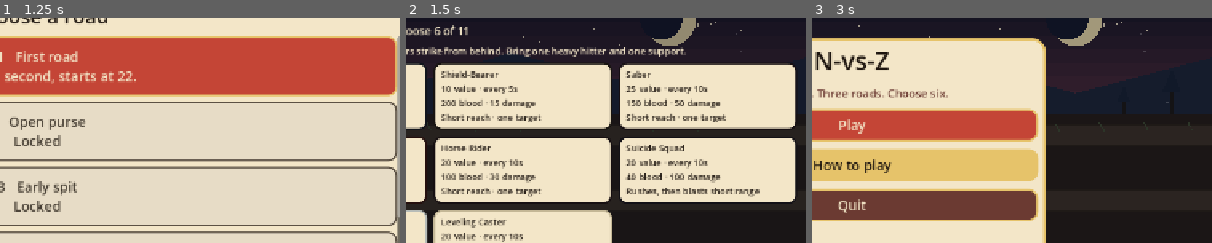
Above: before the commit, frames 1-3 (left to right).
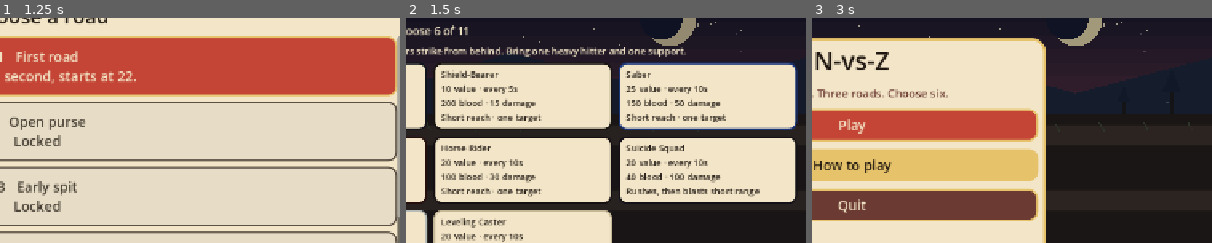
Above: after the commit, the same moments.

Repository: thomakhy025-code/n-vs-z
Game: Godot game, scene res://scenes/main.tscn
The game is run twice, just before and just after one commit, with the same random seed, the same clock (stepped at 60 frames per second) and the same inputs.
Inputs:
- Up to frame 1 (1.25 s): click "Play" at 0.5 s
- Up to frame 2 (1.5 s): click "1 First road +7.2 each second…" at 1.25 s
- Up to frame 3 (3 s): click "Back" at 2 s; click "Back" at 2.75 s
The pictures show only the part of the screen within x 45-95%, y 8-58%; the shares and areas given below are measured in that part.

Frame 1 is identical in both runs. In frame 2, 1.4% of the frame differs, in the area x 53-98%, y 19-50%; in frame 3, nothing differs.

Commit message:
Redraw the saber as the navy ninja and fit its cut to that body.
Co-authored-by: Cursor <cursoragent@cursor.com>

Diff:
--- a/scripts/painter.gd
+++ b/scripts/painter.gd
@@ -18,7 +18,7 @@
 		"shield":
 			return _look(Color("f0c9a0"), Color("1c1814"), Color("c4a574"), "shield", false, "ninja")
 		"saber":
-			return _look(Color("f0c9a0"), Color("1a1216"), Color("c44536"), "nodachi", false, "ninja")
+			return _look(Color("f0c14a"), Color("1e3f8f"), Color("e2b034"), "nodachi", false, "ninja")
 		"lancer":
 			return _look(Color("f0c9a0"), Color("161820"), Color("9aa4d4"), "spear", false, "ninja")
 		"berserker":
@@ -195,6 +195,12 @@
 	var snap := 0.0
 	if phase == "act":
 		snap = tip.x - chest.x
+	if cycle == "nodachi":
+		_paint_saber(ci, chest, rear, front, tip, step, ground, phase, snap)
+		if phase == "act" and beat == contact_beat(weapon) and t > 0.35:
+			_arc(ci, front, 18.0 + t * 14.0, -1.2, 1.0, 14, Color(0.89, 0.69, 0.2, (1.0 - t) * 0.75), 3.0)
+		_tilt = 0.0
+		return
 	_back(ci, chest, faction, weapon, cloth, trim, bool(look.get("pack", true)), snap)
 	if not mount:
 		_leg(ci, chest + Vector2(-3.5, 12.0), Vector2(-5.0 - step * 11.0, ground), cloth.darkened(0.34), 3.2)
@@ -212,6 +218,115 @@
 		var alpha := (1.0 - t) * 0.8
 		_arc(ci, front, 16.0 + t * 12.0, -1.15, 0.95, 14, Color(trim.r, trim.g, trim.b, alpha), 3.0)
 	_tilt = 0.0
+
+
+static func _paint_saber(ci: CanvasItem, chest: Vector2, rear: Vector2, front: Vector2, tip: Vector2, step: float, ground: float, phase: String, snap: float) -> void:
+	var navy := Color("1e3f8f")
+	var navy_dark := Color("142c68")
+	var gold := Color("e2b034")
+	var red := Color("c73636")
+	var wrap := Color("d2c2a4")
+	var behind := tip.x < chest.x - 4.0
+	if behind:
+		_saber_sword(ci, rear, front, tip)
+	_saber_scarf(ci, chest, snap, red)
+	var back_foot := Vector2(-5.0 - step * 11.0, ground)
+	var front_foot := Vector2(6.0 + step * 12.0, ground)
+	_leg(ci, chest + Vector2(-3.5, 12.0), back_foot, navy_dark, 3.6)
+	_saber_tunic(ci, chest, navy, gold, red)
+	_leg(ci, chest + Vector2(3.0, 12.0), front_foot, navy, 3.8)
+	_line(ci, back_foot + Vector2(-3.0, -2.0), back_foot + Vector2(4.0, -1.0), gold, 2.2)
+	_line(ci, front_foot + Vector2(-2.0, -2.0), front_foot + Vector2(5.0, -1.0), gold, 2.2)
+	_saber_hood(ci, chest + Vector2(1.4, -16.0), navy, navy_dark, gold, phase)
+	_arm(ci, chest + Vector2(-4.0, -1.0), rear, wrap, navy_dark, 3.3)
+	_arm(ci, chest + Vector2(5.0, -4.0), front, wrap, navy, 3.5)
+	if not behind:
+		_saber_sword(ci, rear, front, tip)
+
+
+static func _saber_scarf(ci: CanvasItem, chest: Vector2, snap: float, red: Color) -> void:
+	var neck := chest + Vector2(0.0, -3.0)
+	var end := chest + Vector2(-18.0, 9.0)
+	var flap := end + Vector2(-4.0, 8.0)
+	if snap > 12.0:
+		end = chest + Vector2(12.0 + snap * 0.3, 5.0)
+		flap = end + Vector2(5.0, 8.0)
+	_poly(ci, PackedVector2Array([neck, end, flap]), red)
+	_poly(ci, PackedVector2Array([
+		neck,
+		neck + Vector2(6.0, 3.0),
+		flap,
+	]), red.darkened(0.1))
+
+
+static func _saber_tunic(ci: CanvasItem, chest: Vector2, navy: Color, gold: Color, red: Color) -> void:
+	_poly(ci, PackedVector2Array([
+		chest + Vector2(-7.0, -6.0),
+		chest + Vector2(7.0, -5.0),
+		chest + Vector2(8.0, 8.0),
+		chest + Vector2(3.0, 14.0),
+		chest + Vector2(-5.0, 12.0),
+	]), navy)
+	_line(ci, chest + Vector2(-5.0, 12.0), chest + Vector2(3.0, 14.0), gold, 2.0)
+	_line(ci, chest + Vector2(6.0, -4.0), chest + Vector2(8.0, 8.0), gold, 1.6)
+	_box(ci, Rect2(chest.x - 6.0, chest.y + 6.0, 14.0, 4.5), red)
+	_poly(ci, PackedVector2Array([
+		chest + Vector2(2.0, 10.0),
+		chest + Vector2(5.0, 10.0),
+		chest + Vector2(3.5, 16.0),
+	]), red.darkened(0.08))
+
+
+static func _saber_hood(ci: CanvasItem, at: Vector2, navy: Color, navy_dark: Color, gold: Color, phase: String) -> void:
+	_ellipse(ci, at + Vector2(-3.0, 2.0), 8.4, 9.0, navy_dark)
+	_ellipse(ci, at + Vector2(2.2, 0.4), 7.2, 8.2, navy)
+	_poly(ci, PackedVector2Array([
+		at + Vector2(0.5, -4.0),
+		at + Vector2(3.2, -8.0),
+		at + Vector2(6.0, -3.0),
+	]), navy)
+	_poly(ci, PackedVector2Array([
+		at + Vector2(2.2, -5.2),
+		at + Vector2(3.4, -6.6),
+		at + Vector2(4.6, -5.0),
+		at + Vector2(3.4, -4.2),
+	]), gold)
+	if phase == "hurt" or phase == "fall":
+		_line(ci, at + Vector2(1.4, -1.2), at + Vector2(5.6, -0.2), Color("f4f4f0"), 1.3)
+		return
+	_dot(ci, at + Vector2(3.2, -1.0), 1.35, Color("f0c14a"))
+	_dot(ci, at + Vector2(5.4, -0.7), 1.15, Color("f0c14a"))
+
+
+static func _saber_sword(ci: CanvasItem, rear: Vector2, front: Vector2, tip: Vector2) -> void:
+	var dir := tip - front
+	if dir.length() < 1.0:
+		return
+	var n := dir.normalized()
+	var side := Vector2(-n.y, n.x)
+	var two_hands := front.distance_to(rear) < 16.0
+	var grip := front
+	if two_hands:
+		grip = (front + rear) * 0.5
+		_line(ci, rear - n * 5.0, front + n * 2.0, Color("6b4a32"), 3.4)
+	else:
+		_line(ci, front - n * 7.0, front + n * 2.0, Color("6b4a32"), 3.4)
+	_dot(ci, grip - n * 7.0, 2.6, Color("e2b034"))
+	var guard := front + n * 2.0
+	_poly(ci, PackedVector2Array([
+		guard + side * 8.0,
+		guard + n * 5.5,
+		guard - side * 8.0,
+		guard - n * 4.5,
+	]), Color("e2b034"))
+	var base := guard + n * 4.0
+	_poly(ci, PackedVector2Array([
+		base + side * 4.6,
+		base - side * 4.6,
+		tip,
+	]), Color("9aa3b0"))
+	_line(ci, base + side * 4.2, tip, Color("e8edf2"), 1.2)
+	_line(ci, base, tip - n * 2.0, Color("d24545"), 2.3)
 
 
 static func _is_quiet(cycle: String) -> bool:
@@ -386,11 +501,11 @@
 			]
 		"nodachi":
 			return [
-				_f(-2, -4, 6, -10, 8, -32, 1, 0, 0.1, 0.06),
-				_f(0, 8, 8, 4, 16, 16, 0, 0.4, 0.05, 0.02),
-				_f(-14, -8, -6, -18, -24, -4, -5, 1, -0.5, -0.42),
-				_f(6, 6, 14, 0, 38, 18, 8, 0.3, 1.1, 0.4),
-				_f(0, -2, 6, -8, 10, -26, 1, 0.2, 0.1, 0.08),
+				_f(-9, 0, 6, 2, 16, 26, 2, 0, 0.25, 0.04),
+				_f(2, 8, 8, 4, 6, -36, 0, 0.2, 0.4, 0.02),
+				_f(-2, 0, 4, -6, -16, -34, -1, 0.3, 0.7, -0.16),
+				_f(4, 6, 12, 2, 38, 14, 6, 0.2, 1.0, 0.22),
+				_f(-7, 2, 6, 6, 14, 24, 2, 0.1, 0.25, 0.04),
 			]
 		"shield":
 			return [
Not shown, changed: docs/index.pck
